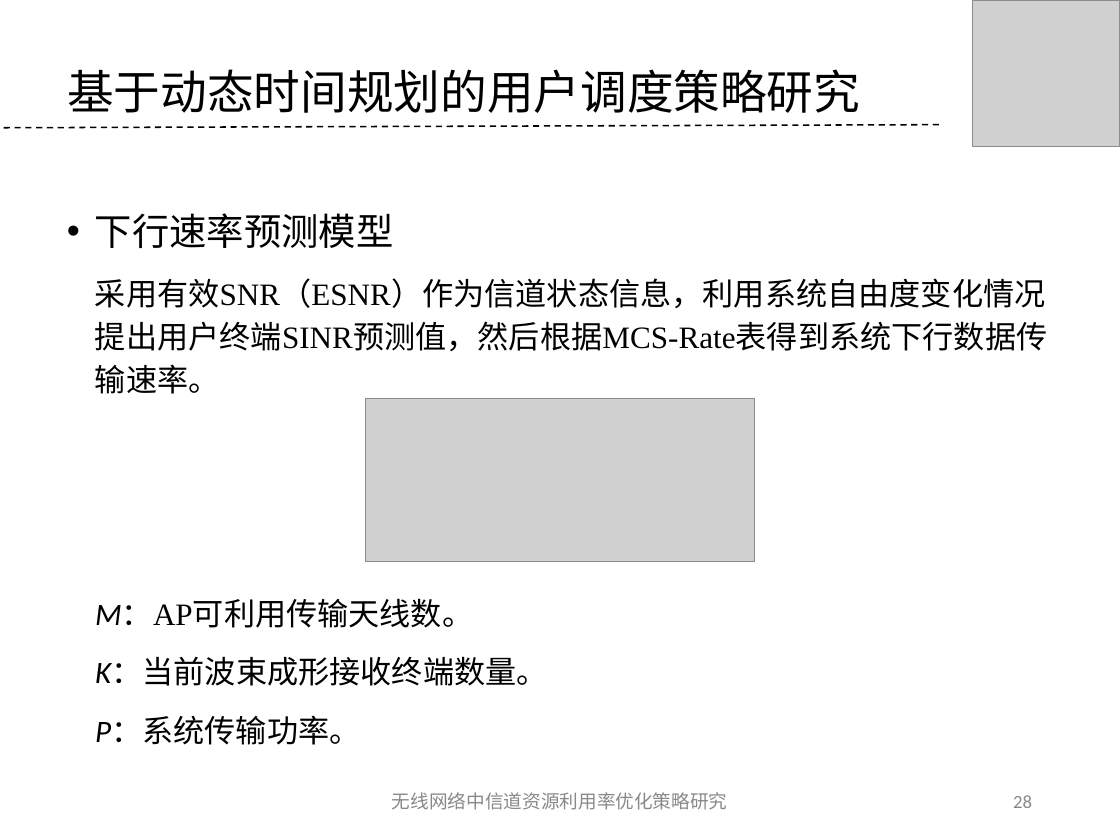
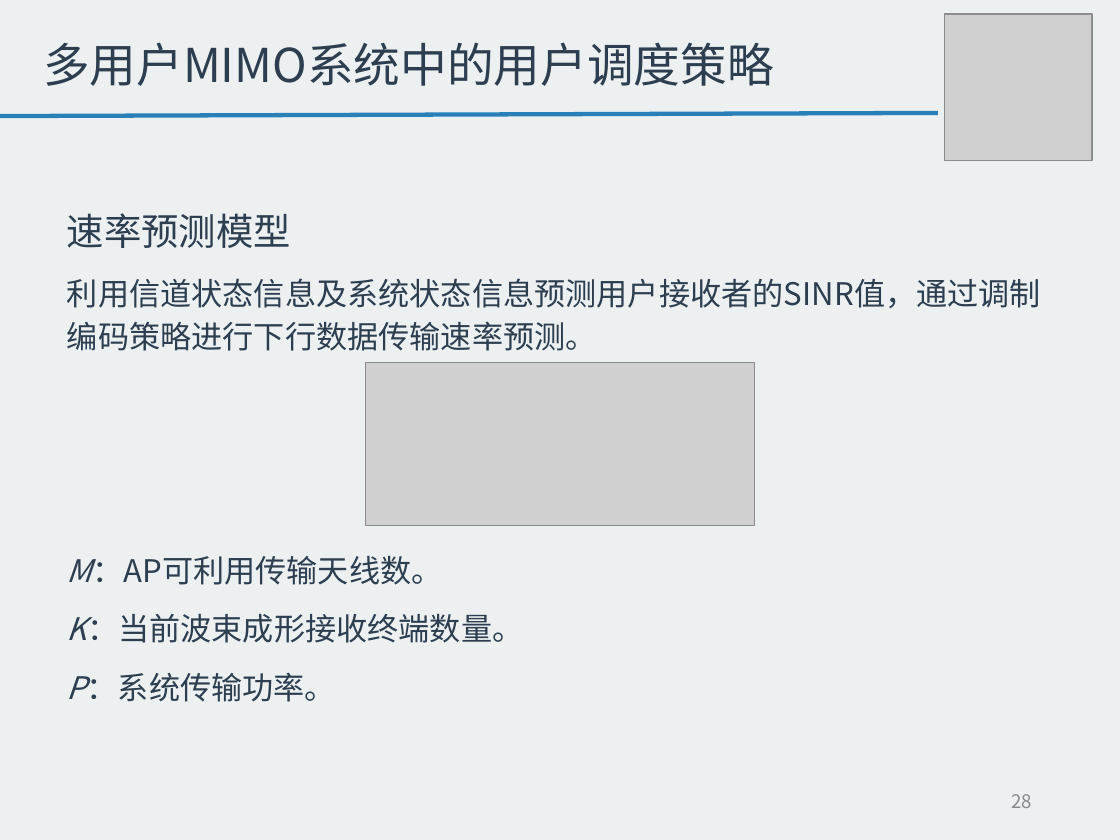
Before and after one commit to tangzhaoshu/playground, a slide deck: slide 28 of ResearchWork/毕业答辩--唐兆树.ppt. Drawn at 1120x840 pixels with LibreOffice and Linux fonts; fonts in the diff are those of the drawing; grey boxes stand for pictures; background and template pictures are left out. Boxes give left, top, right and bottom in pixels: in the first picture for what was removed or moved away, otherwise in the second. Text is boxed around its words. In the diff, an @@ line names an element or a change of style, - is before the commit and + after.

```diff
--- a/ResearchWork/毕业答辩--唐兆树.ppt
+++ b/ResearchWork/毕业答辩--唐兆树.ppt
@@ background picture (left out) to #ECF0F1 @@
@@ picture: place and size @@
-picture at bbox=[972, 0, 1120, 147]
+picture at bbox=[944, 15, 1092, 161]
@@ title added at bbox=[43, 42, 774, 86], 30 pt, text #2C3E50 @@
+多用户MIMO系统中的用户调度策略
@@ title removed at bbox=[67, 69, 860, 113] @@
-基于动态时间规划的用户调度策略研究
@@ line moved from (3, 128) - (942, 124) to (0, 116) - (937, 113) @@
@@ line (0, 116) - (937, 113): stroke #000000 0.99 pt dashed to #2980B9 2.75 pt @@
@@ text at bbox=[67, 213, 1041, 351]: text changed; font Calibri to Noto Sans CJK SC; text colour #000000 to #2C3E50 @@
-• 下行速率预测模型
-采用有效SNR（ESNR）作为信道状态信息，利用系统自由度变化情况提出用户终端SINR预测值，然后根据MCS-Rate表得到系统下行数据传输速率。
+速率预测模型
+利用信道状态信息及系统状态信息预测用户接收者的SINR值，通过调制编码策略进行下行数据传输速率预测。
@@ picture: place and size @@
-picture at bbox=[365, 399, 755, 562]
+picture at bbox=[365, 362, 755, 525]
@@ text at bbox=[67, 555, 523, 702]: font Calibri to Noto Sans CJK SC, text colour #000000 to #2C3E50 in "M：AP可利用传输天线数。", "K：当前波束成形接收终端数量。", "P：系统传输功率。"; font Times New Roman to Noto Sans CJK SC in "M：AP可利用传输天线数。"; indent changed @@
@@ page number at bbox=[1011, 794, 1032, 808]: font Calibri to Noto Sans CJK SC @@
@@ text removed at bbox=[392, 792, 728, 810] @@
-无线网络中信道资源利用率优化策略研究
```
Also in this commit, not shown: 33 other slides changed, 5 slides added, 5 slides removed, 9 other files.
